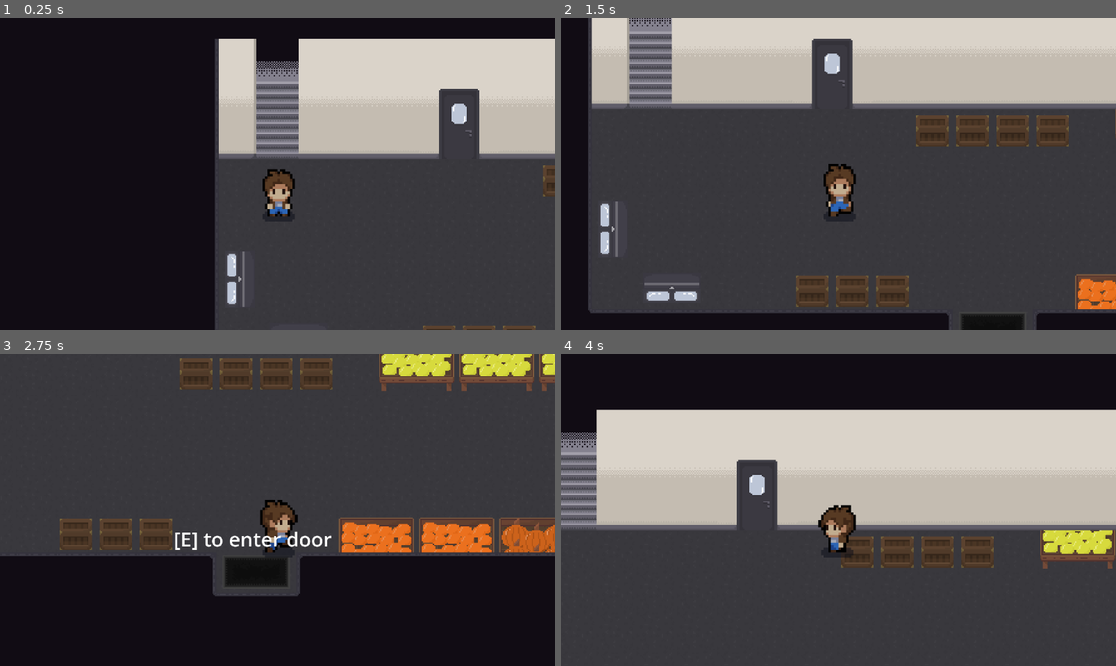
Above: before the commit, frames 1-4 (two rows, left to right).
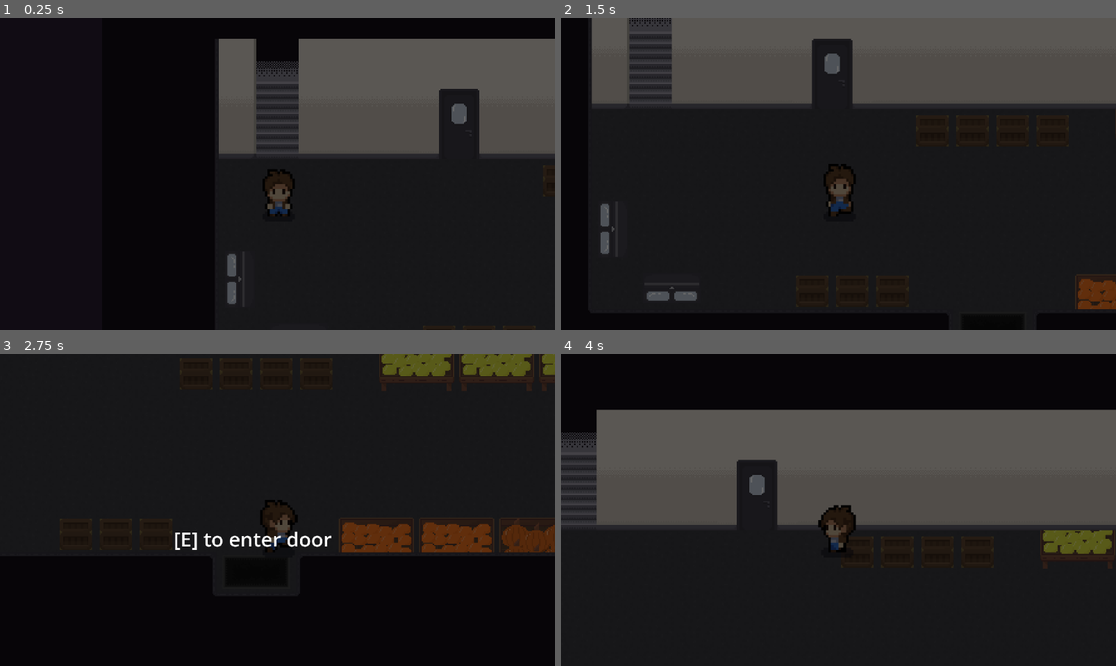
Above: after the commit, the same moments.

Repository: gogilbert/Clocking-out
Game: Godot game, scene res://scenes/back_room.tscn
Two runs of this game, one before a commit and one after it. Both use one fixed random seed, a clock stepped at 60 frames per second and the inputs below. This scene is started directly instead of the project's main scene.
Inputs:
- Up to frame 1 (0.25 s): no input
- Up to frame 2 (1.5 s): tap Enter (advance_dialog) at 0.5, 1.35 s; hold Right (ui_right) 0.53-1.28 s; hold E (interact) 0.53-1.28 s; hold Down (ui_down) from 1.28 s (still down)
- Up to frame 3 (2.75 s): tap E (interact) at 1.55 s; release Down (ui_down) at 2.03 s; hold Right (ui_right) from 2.03 s (still down); hold E (interact) from 2.03 s (still down)
- Up to frame 4 (4 s): release Right (ui_right) at 2.78 s; release E (interact) at 2.78 s; hold Up (ui_up) 2.78-3.53 s; tap E (interact) at 2.85, 3.8 s; hold Left (ui_left) from 3.53 s (still down); hold Enter (advance_dialog) from 3.53 s (still down)

The runs differ from the first frame. In frame 1, 56% of the frame differs, in the area x 38-100%, y 6-100%; in frame 2, 90%, in the area x 4-100%, y 0-100%; in frame 3, 65%; in frame 4, 81%.

Commit message:
interact w/ exit

Diff:
--- a/scenes/back_room.tscn
+++ b/scenes/back_room.tscn
@@ -210,6 +210,9 @@
 [sub_resource type="CircleShape2D" id="CircleShape2D_eh01w"]
 radius = 23.0
 
+[sub_resource type="RectangleShape2D" id="RectangleShape2D_mm6d3"]
+size = Vector2(1.93779, 2.29201)
+
 [node name="backRoom" type="Node2D"]
 script = ExtResource("1_twi6r")
 
@@ -278,7 +281,6 @@
 autoplay = true
 
 [node name="DarkerTint" type="ColorRect" parent="."]
-visible = false
 z_index = 2
 offset_left = 1456.0
 offset_top = 546.0
@@ -305,3 +307,16 @@
 z_index = 1
 position = Vector2(720, 210)
 texture = ExtResource("10_nl3kx")
+
+[node name="ExitInteract" parent="." instance=ExtResource("4_jm8m2")]
+z_index = 15
+position = Vector2(314, 141)
+rotation = 3.14159
+scale = Vector2(6.765, 6.765)
+action_name = "exit"
+
+[node name="CollisionShape2D" type="CollisionShape2D" parent="ExitInteract"]
+position = Vector2(18.034, 14.3385)
+scale = Vector2(5.505, 5.505)
+shape = SubResource("RectangleShape2D_mm6d3")
+disabled = true
--- a/scripts/back_room.gd
+++ b/scripts/back_room.gd
@@ -3,7 +3,11 @@
 @onready var doorL: InteractionArea = $DoorLInteract
 @onready var doorR: InteractionArea = $DoorRInteract
 @onready var stairs: InteractionArea = $StairsInteract
+@onready var exit: InteractionArea = $ExitInteract
 
+const lockedExitLines: Array[String] = [
+	"The door won't budge. I must be missing some more items...",
+]
 
 func _process(delta):
 	change_scene()
@@ -12,9 +16,12 @@
 	doorL.interact = Callable(self, "_on_interact_doorL")
 	doorR.interact = Callable(self, "_on_interact_doorR")
 	stairs.interact = Callable(self, "_on_interact_stairs")
+	exit.interact = Callable(self, "_on_interact_exit")
 
 	if Globalscript.currentState > 5:
 		$StairsInteract/CollisionShape2D.disabled = false
+	if Globalscript.currentState > 6:
+		$ExitInteract/CollisionShape2D.disabled = false
 
 	#Chooses where to spawn player based on what scene they come from
 	match Globalscript.from_scene:
@@ -43,6 +50,10 @@
 	Globalscript.transition_scene = true
 	Globalscript.from_scene = "stairs"
 
+func _on_interact_exit():
+	DialogManager.start_dialog($Player.position, lockedExitLines)
+
+
 func change_scene():
 	if Globalscript.transition_scene == true:
 		if Globalscript.current_scene == "back_room":
Not shown: 1 places in scenes/back_room.tscn that only renumber resources
